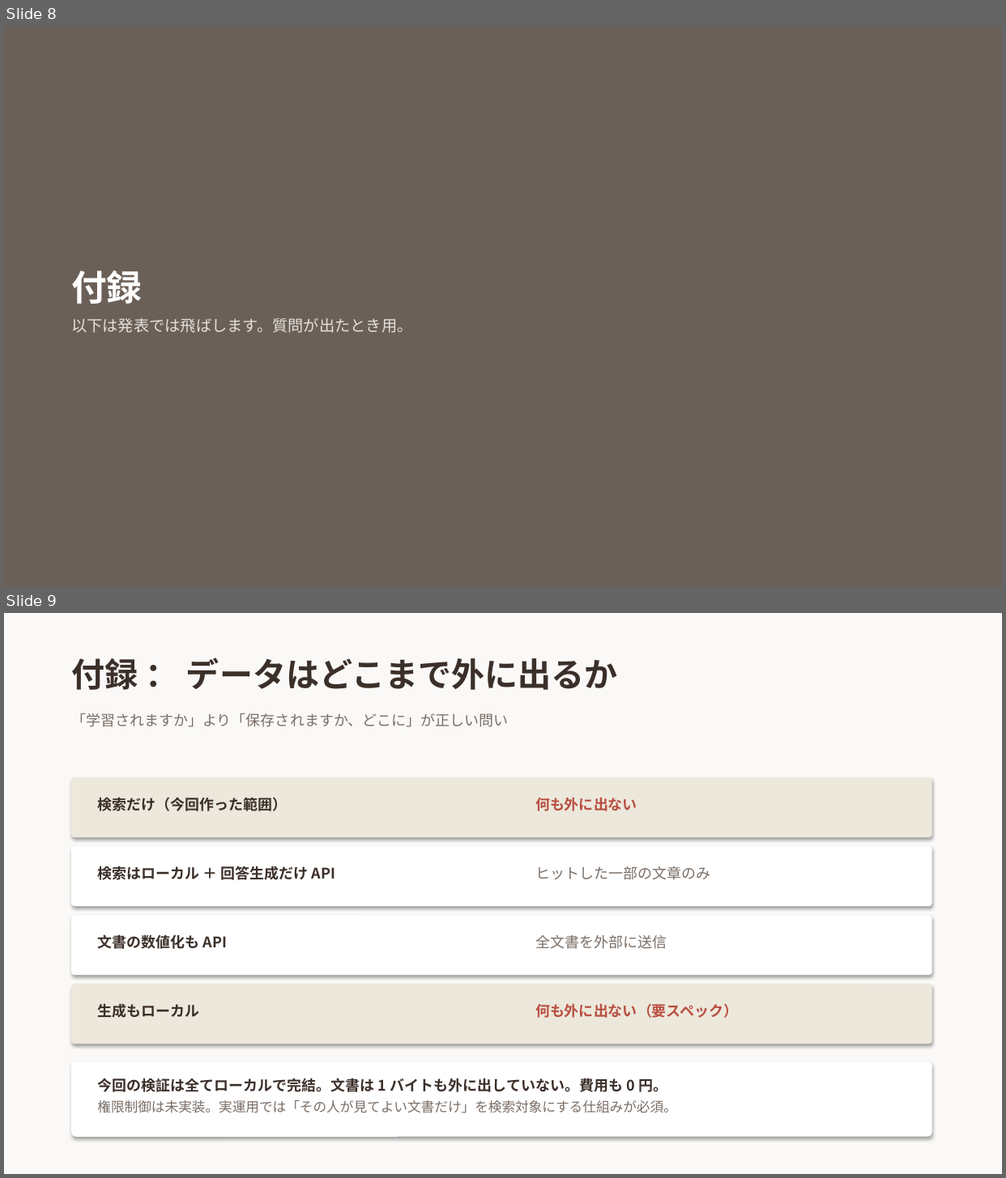
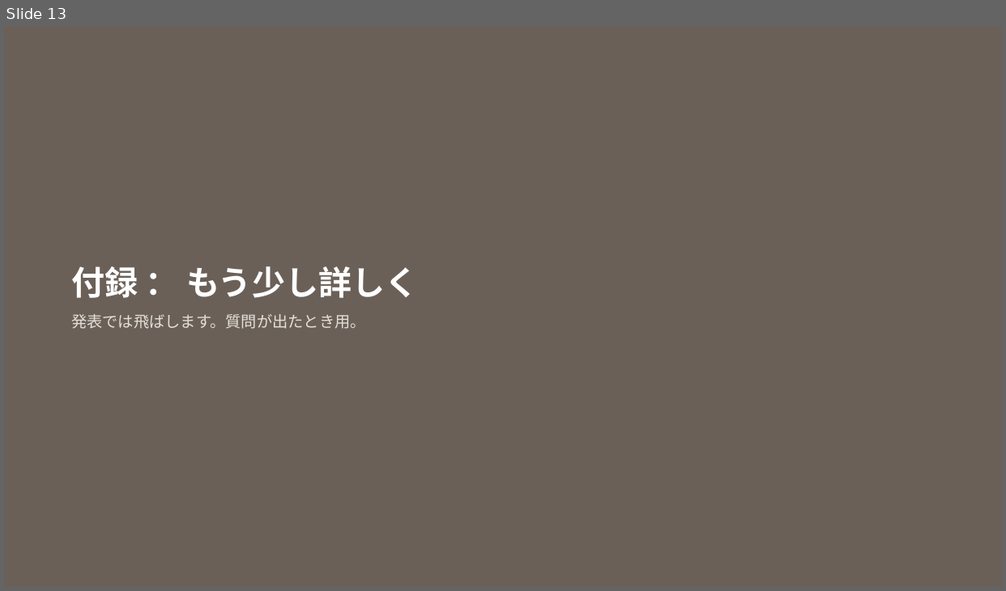
Before and after one commit to 20061111adg-debug/rag-workshop, a slide deck: docs/RAGとは.pptx. Shown one above the other, each under a label of ours: slides 8 and 9 before the commit, slide 13 after it. The pictures are 1006x1178 and 1006x591 pixels, drawn with LibreOffice and Linux fonts; fonts in the diff are those of the drawing. Boxes give left, top, right and bottom in pixels: in the first picture for what was removed or moved away, otherwise in the second. Text is boxed around its words. In the diff, an @@ line names an element or a change of style, - is before the commit and + after.

Commit message:
スライドを RAG の説明だけに再構成し、HTML版を削除する
「RAGとは何か」という題に対して、中身の半分が本プロジェクトの検証結果になっていた。
題と内容が合っていないため、説明だけに絞って組み直した。

本編12枚 ＋ 付録4枚。
名前の分解から始め、なぜ必要か、ファインチューニングとの違い、
AIは検索していない、技術要素6つ、①〜⑥の各工程、まとめ、という順序。
埋め込みの深掘り3枚は付録に回した。

まとめは「社内に入れるなら」という説明していない話になっていたため、
話した内容を振り返る形に作り直した。

HTML版は削除した。pptx と同じ内容を手で二重管理する必要があり、
実際に一度、片方だけ修正して食い違う事故が起きたため。
GitHub 上では HTML が表示されないので共有用としても機能しない。

```diff
--- a/docs/RAGとは.pptx
+++ b/docs/RAGとは.pptx
@@ slide 9 removed at [4,613,1002,1174], background #FAF9F7 @@
@@ text removed at [71,658,618,690] @@
-付録 ： データはどこまで外に出るか
@@ text removed at [71,713,508,727] @@
-「学習されますか」より「保存されますか、どこに」が正しい問い
@@ rounded rectangle removed at [71,777,932,837] @@
@@ text removed at [97,797,287,811] @@
-検索だけ（今回作った範囲）
@@ text removed at [535,798,637,811] @@
-何も外に出ない
@@ rounded rectangle removed at [71,846,932,906] @@
@@ text removed at [97,866,335,880] @@
-検索はローカル ＋ 回答生成だけ API
@@ text removed at [535,867,710,880] @@
-ヒットした一部の文章のみ
@@ rounded rectangle removed at [71,915,932,975] @@
@@ text removed at [97,935,227,949] @@
-文書の数値化も API
@@ text removed at [535,935,667,949] @@
-全文書を外部に送信
@@ rounded rectangle removed at [71,984,932,1044] @@
@@ text removed at [97,1003,199,1018] @@
-生成もローカル
@@ text removed at [535,1003,739,1018] @@
-何も外に出ない（要スペック）
@@ rounded rectangle removed at [71,1063,932,1137] @@
@@ text removed at [97,1078,676,1114] @@
-今回の検証は全てローカルで完結。文書は 1 バイトも外に出していない。費用も 0 円。
-権限制御は未実装。実運用では「その人が見てよい文書だけ」を検索対象にする仕組みが必須。
@@ what was slide 8 is now slide 13 @@
@@ slide 13 changed as well @@
@@ text at [71,267,419,329]: text changed @@
-付録
-以下は発表では飛ばします。質問が出たとき用。
+付録 ： もう少し詳しく
+発表では飛ばします。質問が出たとき用。
```
Also in this commit, not shown: 4 other slides changed, 11 slides added, 4 other slides removed, 1 other file.
